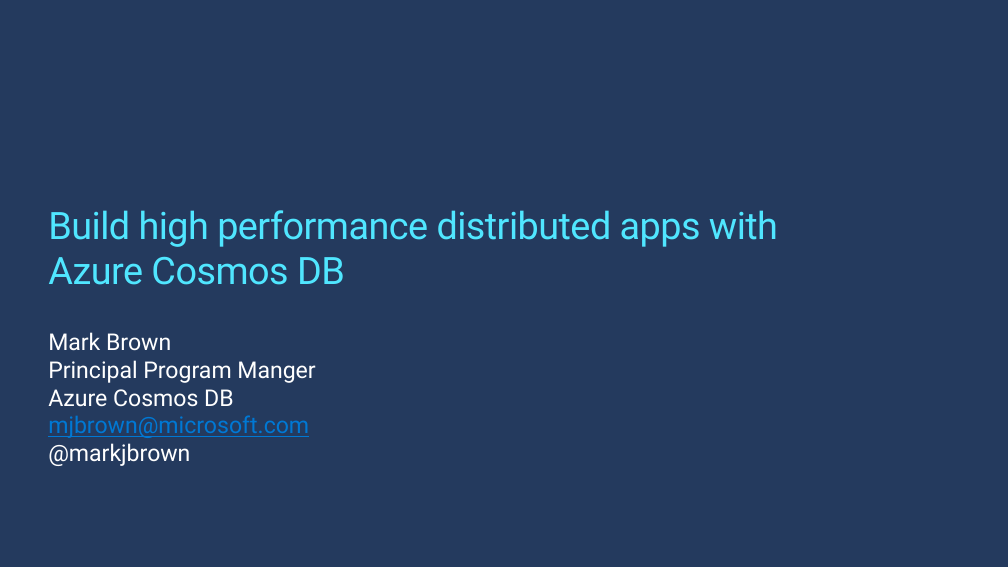
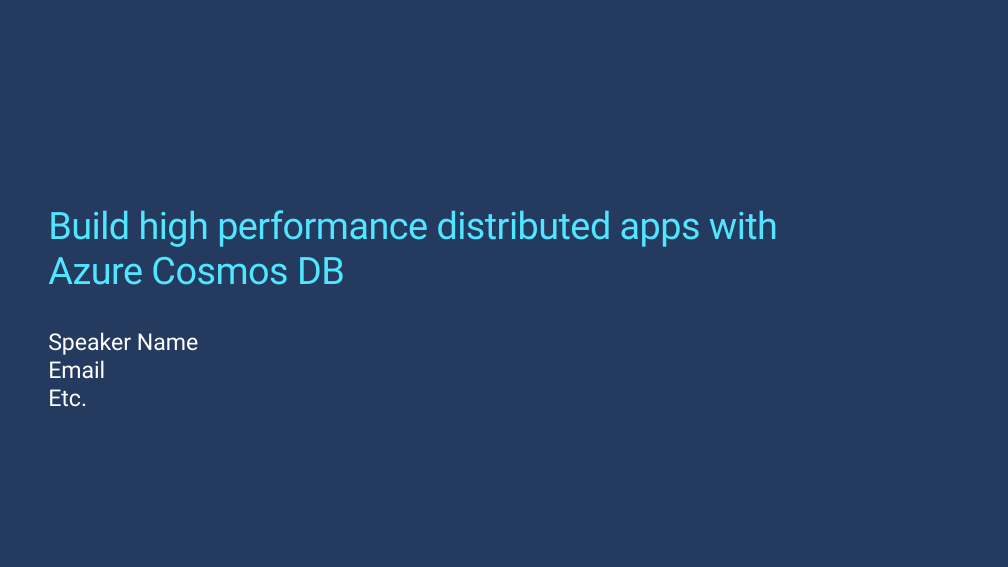
Before and after one commit to markjbrown/cosmos-global-distribution-demos, a slide deck: slide 1 of CosmosGlobalDistDemos/High-perf-apps-CosmosDB.pptx. Drawn at 1008x567 pixels with LibreOffice and Linux fonts; fonts in the diff are those of the drawing; background and template pictures are left out. Boxes give left, top, right and bottom in pixels: in the first picture for what was removed or moved away, otherwise in the second. Text is boxed around its words. In the diff, an @@ line names an element or a change of style, - is before the commit and + after.

```diff
--- a/CosmosGlobalDistDemos/High-perf-apps-CosmosDB.pptx
+++ b/CosmosGlobalDistDemos/High-perf-apps-CosmosDB.pptx
@@ text at (x1=48, y1=332, x2=198, y2=407): text changed @@
-Mark Brown
-Principal Program Manger
-Azure Cosmos DB
-mjbrown@microsoft.com
-@markjbrown
+Speaker Name
+Email
+Etc.
```
Also in this commit, not shown: 6 other slides changed, 2 slides added, 5 slides removed, 6 other files.
